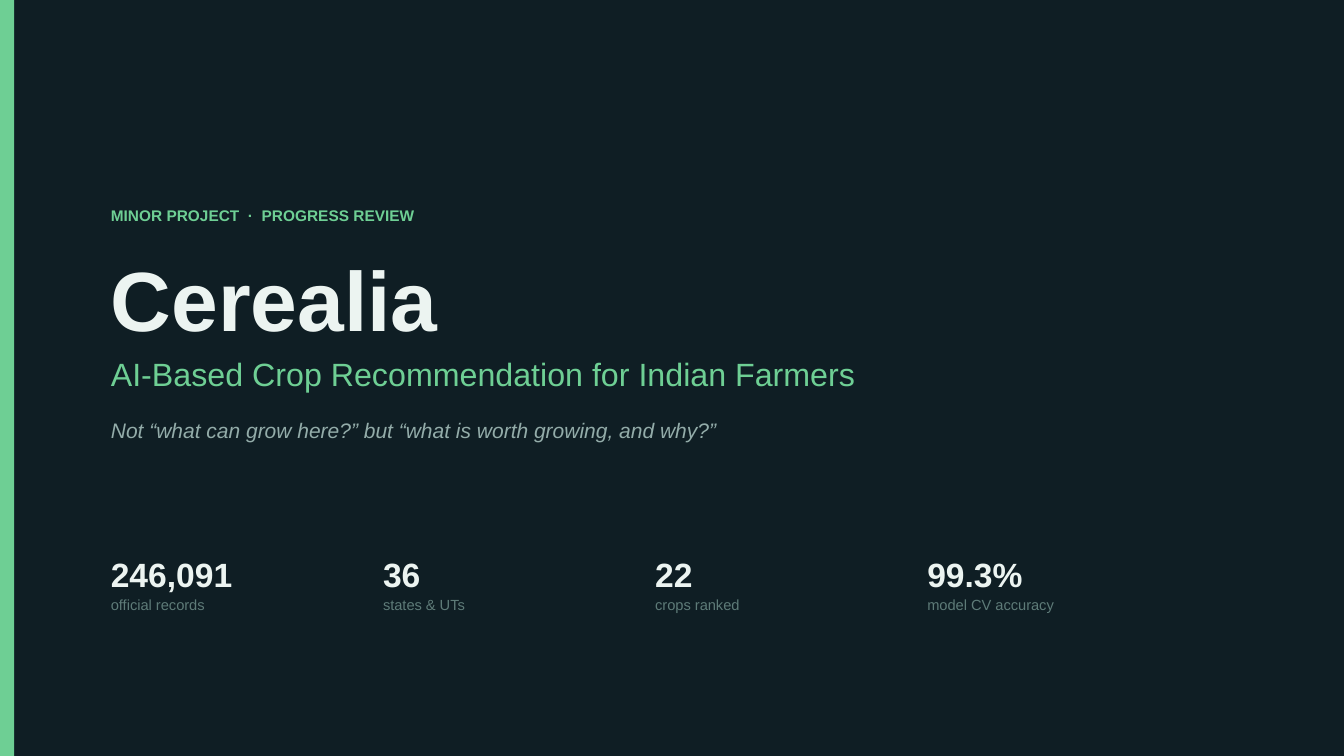
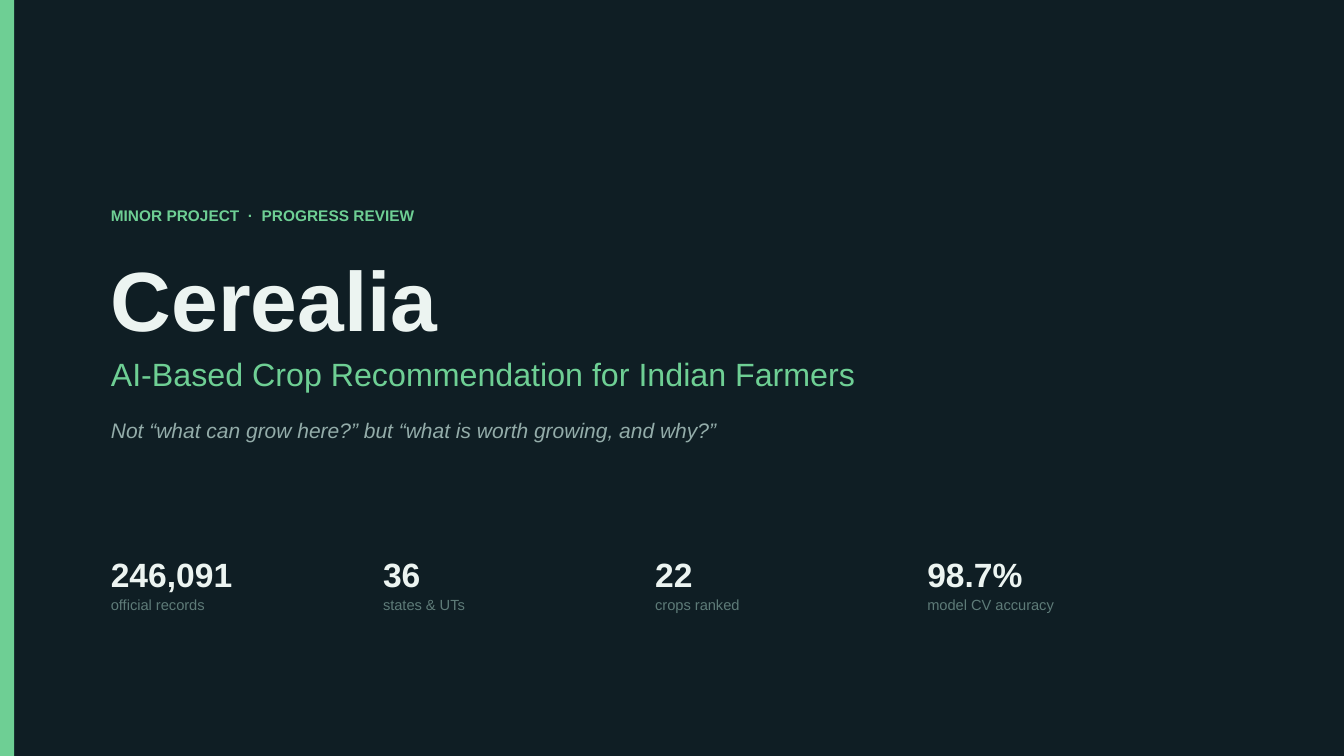
Before and after one commit to RatnamOjha/cerealia, a slide deck: slide 1 of docs/Cerealia_Project_Review.pptx. Drawn at 1344x756 pixels with LibreOffice and Linux fonts; fonts in the diff are those of the drawing. Boxes give left, top, right and bottom in pixels: in the first picture for what was removed or moved away, otherwise in the second. Text is boxed around its words. In the diff, an @@ line names an element or a change of style, - is before the commit and + after.

```diff
--- a/docs/Cerealia_Project_Review.pptx
+++ b/docs/Cerealia_Project_Review.pptx
@@ text at (927, 563, 1022, 588): text changed @@
-99.3%
+98.7%
```
Also in this commit, not shown: 3 other slides changed, 3 other files.
